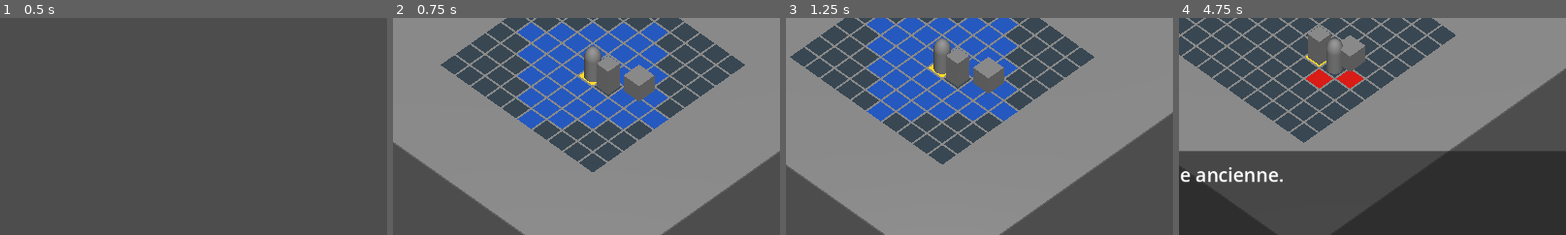
Above: before the commit, frames 1-4 (left to right).
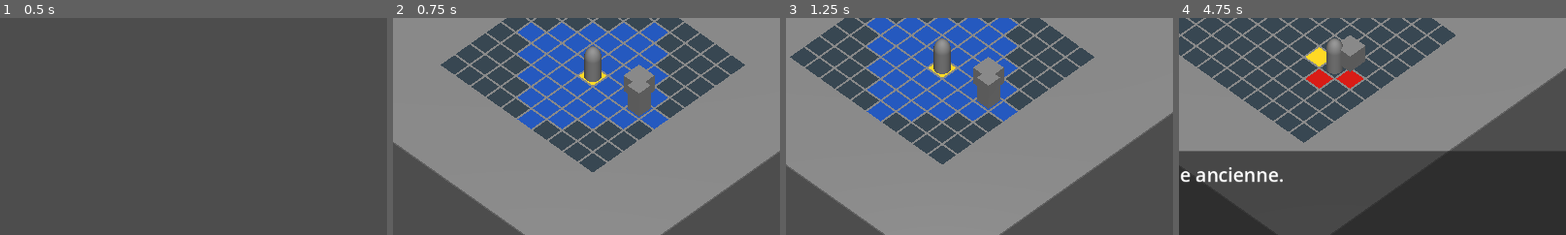
Above: after the commit, the same moments.

Repository: sillpct/lagoutte
Game: Godot game, scene res://scenes/main/main.tscn
Two runs of this game, one before a commit and one after it. Both use one fixed random seed, a clock stepped at 60 frames per second and the inputs below.
Inputs (mouse positions are % of the whole screen's width and height, from its top left):
- Up to frame 1 (0.5 s): no input
- Up to frame 2 (0.75 s): click "Nouvelle Partie" at 0.5 s
- Up to frame 3 (1.25 s): no input
- Up to frame 4 (4.75 s): tap Enter (ui_accept) at 1.25, 1.52, 1.55, 1.82, 2.1, 2.27, 2.57, 3.05, 3.77, 4.07, 4.52, 4.55 s; move the mouse to (72, 45) at 1.27 s; hold Right (ui_right) 1.28-2.03 s; hold T (end_turn) 1.28-2.03 s; click (72, 45) at 1.42 s; move the mouse to (30, 55) at 2.02 s; hold Down (ui_down) 2.03-2.78 s; click (30, 55) at 2.17 s; tap T (end_turn) at 2.3, 3.8 s; move the mouse to (60, 28) at 2.77 s; hold Right (ui_right) 2.78-3.53 s; hold T (end_turn) 2.78-3.53 s; click (60, 28) at 2.92 s; move the mouse to (45, 70) at 3.52 s; hold Up (ui_up) 3.53-4.28 s; tap E (interact) at 3.6 s; click (45, 70) at 3.67 s; move the mouse to (80, 65) at 4.27 s; hold Left (ui_left) from 4.28 s (still down); hold A (toggle_attack_mode) from 4.28 s (still down); click (80, 65) at 4.42 s
The pictures show only the part of the screen within x 30-80%, y 39-88%; the shares and areas given below are measured in that part.

Frame 1 is identical in both runs. In frame 2, 1.4% of the frame differs, in the area x 52-67%, y 17-46%; in frame 3, 1.4%, in the area x 40-56%, y 13-42%; in frame 4, 0.8%.

Commit message:
feat: ennemi de base (renégat de secte)

Diff:
--- /dev/null
+++ b/data/incarnations/incarnation_renegat_secte.tres
@@ -0,0 +1,17 @@
+[gd_resource type="Resource" script_class="IncarnationData" load_steps=2 format=3]
+
+[ext_resource type="Script" path="res://resources/incarnation_data.gd" id="1_incarnation_data"]
+
+[resource]
+script = ExtResource("1_incarnation_data")
+display_name = "Renégat de secte"
+origine = "Culte brisé"
+profession = "Renégat"
+vitalite = 40
+force = 12
+esprit = 10
+lucidite = 20
+pv_max = 50
+lucidite_max = 50
+points_action = 2
+points_mouvement = 3
--- a/scenes/combat/combat_attack.gd
+++ b/scenes/combat/combat_attack.gd
@@ -6,13 +6,11 @@
 const NORMAL_CELL_COLOR := Color(0.22, 0.28, 0.32)
 const ATTACK_CELL_COLOR := Color(0.85, 0.12, 0.10)
 const CURSOR_CELL_COLOR := Color(1.0, 0.85, 0.15)
-const TEST_TARGET_CELL := Vector2i(6, 5)
 
 @export var grid: CombatGrid
 @export var combat_manager: CombatManager
 @export var combat_movement: CombatMovement
 @export var active_unit: Node3D
-@export var test_target: Node3D
 
 var _attack_mode_active := false
 var _attack_cells: Array[Vector2i] = []
@@ -26,11 +24,6 @@
 	_event_bus = get_node_or_null("/root/EventBus")
 	if _event_bus != null and not _event_bus.turn_started.is_connected(_on_turn_started):
 		_event_bus.turn_started.connect(_on_turn_started)
-
-	if test_target != null and not grid.place_unit(test_target, TEST_TARGET_CELL.x, TEST_TARGET_CELL.y):
-		push_warning("Impossible de placer le mannequin sur la case de test (6, 5).")
-	elif test_target != null:
-		combat_movement._refresh_reachable_cells()
 
 func _unhandled_input(event: InputEvent) -> void:
 	if grid == null or combat_manager == null or combat_movement == null or active_unit == null:
@@ -66,43 +59,71 @@
 		combat_movement._refresh_reachable_cells()
 
 func try_attack_selected_cell() -> void:
-	if combat_manager.get_current_unit() != active_unit:
+	if try_attack(active_unit, combat_movement.cursor_cell):
+		_refresh_attack_cells()
+
+func try_attack(attacker: Node3D, target_cell: Vector2i) -> bool:
+	if combat_manager.get_current_unit() != attacker:
 		print("Attaque refusée : ce n'est pas le tour de cette unité.")
-		return
+		return false
 
-	var target_cell := combat_movement.cursor_cell
-	if not _attack_cells.has(target_cell):
+	var attacker_cell := grid.world_to_cell(attacker.global_position)
+	if not CombatRules.is_adjacent(attacker_cell, target_cell) or attacker_cell == target_cell:
 		print("Attaque refusée : case hors portée.")
-		return
+		return false
 
 	var target := grid.get_occupant(target_cell.x, target_cell.y)
-	if target == null or target == active_unit:
+	if target == null or target == attacker:
 		print("Attaque refusée : aucune cible valide sur cette case.")
-		return
+		return false
 	if not (target.get("pv") is Stat):
 		print("Attaque refusée : la cible n'a pas de PV.")
-		return
+		return false
 
-	if not combat_manager.spend_pa(active_unit, ATTACK_PA_COST):
+	if not combat_manager.spend_pa(attacker, ATTACK_PA_COST):
 		print("Attaque refusée : PA insuffisants.")
-		return
+		return false
 
-	var damage := get_attack_damage()
+	var damage := get_attack_damage(attacker)
 	var target_pv := target.get("pv") as Stat
 	target_pv.reduce(damage)
 	print(
-		active_unit.name, " attaque ", target.name,
+		attacker.name, " attaque ", target.name,
 		" — dégâts: ", damage,
 		", PV cible: ", target_pv.current_value, "/", target_pv.max_value,
-		", PA restants: ", combat_manager.get_pa_current(active_unit)
+		", PA restants: ", combat_manager.get_pa_current(attacker)
 	)
-	_refresh_attack_cells()
+	if target_pv.is_empty():
+		combat_manager.remove_unit(target)
 
-func get_attack_damage() -> int:
-	var incarnation := active_unit.get("incarnation") as IncarnationData
+	return true
+
+func get_attack_damage(attacker: Node3D) -> int:
+	var incarnation := attacker.get("incarnation") as IncarnationData
 	if incarnation == null:
 		return 0
 	return incarnation.force
+
+func get_attack_cells_for(unit: Node3D) -> Array[Vector2i]:
+	var result: Array[Vector2i] = []
+	if combat_manager.get_current_unit() != unit:
+		return result
+
+	var origin := grid.world_to_cell(unit.global_position)
+	for row in range(grid.grid_height):
+		for col in range(grid.grid_width):
+			var cell := Vector2i(col, row)
+			if CombatRules.is_adjacent(origin, cell) and cell != origin:
+				result.append(cell)
+	return result
+
+func get_attack_cells() -> Array[Vector2i]:
+	return get_attack_cells_for(active_unit)
+
+func _refresh_attack_cells() -> void:
+	_attack_cells = get_attack_cells()
+	print("Cases d'attaque : ", _attack_cells)
+	refresh_attack_display()
 
 func refresh_attack_display() -> void:
 	for row in range(grid.grid_height):
@@ -114,28 +135,7 @@
 
 	grid.set_cell_color(combat_movement.cursor_cell.x, combat_movement.cursor_cell.y, CURSOR_CELL_COLOR)
 
-func _refresh_attack_cells() -> void:
-	_attack_cells = get_attack_cells()
-	print("Cases d'attaque : ", _attack_cells)
-	refresh_attack_display()
-
-func get_attack_cells() -> Array[Vector2i]:
-	var result: Array[Vector2i] = []
-	if combat_manager.get_current_unit() != active_unit:
-		return result
-
-	var origin := grid.world_to_cell(active_unit.global_position)
-	for row in range(grid.grid_height):
-		for col in range(grid.grid_width):
-			var cell := Vector2i(col, row)
-			if _get_manhattan_distance(origin, cell) <= ATTACK_RANGE and cell != origin:
-				result.append(cell)
-	return result
-
 func _on_turn_started(unit: Node) -> void:
 	if unit != active_unit or not _attack_mode_active:
 		return
 	_refresh_attack_cells()
-
-func _get_manhattan_distance(from_cell: Vector2i, to_cell: Vector2i) -> int:
-	return abs(to_cell.x - from_cell.x) + abs(to_cell.y - from_cell.y)
--- a/scenes/combat/combat_manager.gd
+++ b/scenes/combat/combat_manager.gd
@@ -1,6 +1,7 @@
 class_name CombatManager
 extends Node
 
+@export var grid: CombatGrid
 @export var units: Array[Node3D] = []
 
 var current_unit_index := 0
@@ -9,6 +10,8 @@
 
 func _ready() -> void:
 	_event_bus = get_node_or_null("/root/EventBus")
+	if grid == null:
+		push_warning("CombatManager a besoin d'une grille pour retirer proprement les unités mortes.")
 	if units.is_empty():
 		push_warning("CombatManager n'a aucune unité à gérer.")
 		return
@@ -17,11 +20,16 @@
 	start_turn(get_current_unit())
 
 func _unhandled_input(event: InputEvent) -> void:
+	if get_current_unit() == null:
+		return
 	if event.is_action_pressed("end_turn"):
 		end_turn()
 		get_viewport().set_input_as_handled()
 
 func start_turn(unit: Node3D) -> void:
+	if unit == null:
+		return
+
 	var incarnation := unit.get("incarnation") as IncarnationData
 	if incarnation == null:
 		push_warning("Impossible de démarrer le tour : l'unité n'a pas d'incarnation.")
@@ -34,19 +42,21 @@
 		"pa_current": incarnation.points_action,
 	}
 
-	if _event_bus != null:
-		_event_bus.turn_started.emit(unit)
 	print(
 		"Tour de ", unit.name,
 		" — PM: ", get_pm_current(unit), "/", get_pm_max(unit),
 		", PA: ", get_pa_current(unit), "/", get_pa_max(unit)
 	)
+	if _event_bus != null:
+		_event_bus.turn_started.emit(unit)
 
 func end_turn() -> void:
 	if units.is_empty():
 		return
 
 	var unit := get_current_unit()
+	if unit == null:
+		return
 	if _event_bus != null:
 		_event_bus.turn_ended.emit(unit)
 	print("Fin du tour de ", unit.name)
@@ -55,7 +65,7 @@
 	start_turn(get_current_unit())
 
 func get_current_unit() -> Node3D:
-	if units.is_empty():
+	if units.is_empty() or current_unit_index < 0 or current_unit_index >= units.size():
 		return null
 	return units[current_unit_index]
 
@@ -85,6 +95,32 @@
 	_resources_by_unit[unit]["pa_current"] = get_pa_current(unit) - amount
 	return true
 
+func remove_unit(unit: Node3D) -> void:
+	if unit == null:
+		return
+
+	var removed_index := units.find(unit)
+	if removed_index == -1:
+		return
+
+	if grid != null:
+		var cell := grid.world_to_cell(unit.global_position)
+		if grid.get_occupant(cell.x, cell.y) == unit:
+			grid.clear_cell(cell.x, cell.y)
+
+	units.remove_at(removed_index)
+	_resources_by_unit.erase(unit)
+
+	if removed_index < current_unit_index:
+		current_unit_index -= 1
+	if not units.is_empty():
+		current_unit_index = clampi(current_unit_index, 0, units.size() - 1)
+	else:
+		current_unit_index = 0
+
+	print(unit.name, " quitte le combat.")
+	unit.queue_free()
+
 func _get_unit_resource(unit: Node3D, resource_name: String) -> int:
 	if not _resources_by_unit.has(unit):
 		return 0
--- a/scenes/combat/combat_movement.gd
+++ b/scenes/combat/combat_movement.gd
@@ -87,7 +87,7 @@
 			if not grid.is_cell_free(col, row):
 				continue
 			var destination := Vector2i(col, row)
-			if _get_manhattan_distance(origin, destination) <= combat_manager.get_pm_current(active_unit):
+			if CombatRules.get_manhattan_distance(origin, destination) <= combat_manager.get_pm_current(active_unit):
 				result.append(destination)
 
 	return result
@@ -137,7 +137,7 @@
 		return
 
 	var origin := grid.world_to_cell(active_unit.global_position)
-	var cost := _get_manhattan_distance(origin, cursor_cell)
+	var cost := CombatRules.get_manhattan_distance(origin, cursor_cell)
 	if cost > combat_manager.get_pm_current(active_unit):
 		print("Déplacement refusé : PM insuffisants.")
 		return
@@ -188,6 +188,3 @@
 		and combat_attack.has_method("is_attack_mode_active")
 		and combat_attack.is_attack_mode_active()
 	)
-
-func _get_manhattan_distance(from_cell: Vector2i, to_cell: Vector2i) -> int:
-	return abs(to_cell.x - from_cell.x) + abs(to_cell.y - from_cell.y)
--- /dev/null
+++ b/scenes/combat/combat_rules.gd
@@ -0,0 +1,45 @@
+class_name CombatRules
+extends RefCounted
+
+static func get_manhattan_distance(from_cell: Vector2i, to_cell: Vector2i) -> int:
+	return abs(to_cell.x - from_cell.x) + abs(to_cell.y - from_cell.y)
+
+static func is_adjacent(from_cell: Vector2i, to_cell: Vector2i) -> bool:
+	return get_manhattan_distance(from_cell, to_cell) <= 1
+
+static func get_step_toward(
+	from_cell: Vector2i,
+	target_cell: Vector2i,
+	grid: CombatGrid,
+	pm_available: int
+) -> Vector2i:
+	var current_cell := from_cell
+	var remaining_pm := pm_available
+
+	while remaining_pm > 0 and not is_adjacent(current_cell, target_cell):
+		var best_cell := current_cell
+		var best_distance := get_manhattan_distance(current_cell, target_cell)
+
+		for candidate in _get_cardinal_neighbors(current_cell):
+			if not grid.is_cell_free(candidate.x, candidate.y):
+				continue
+			var candidate_distance := get_manhattan_distance(candidate, target_cell)
+			if candidate_distance < best_distance:
+				best_cell = candidate
+				best_distance = candidate_distance
+
+		if best_cell == current_cell:
+			break
+
+		current_cell = best_cell
+		remaining_pm -= 1
+
+	return current_cell
+
+static func _get_cardinal_neighbors(cell: Vector2i) -> Array[Vector2i]:
+	return [
+		Vector2i(cell.x + 1, cell.y),
+		Vector2i(cell.x - 1, cell.y),
+		Vector2i(cell.x, cell.y + 1),
+		Vector2i(cell.x, cell.y - 1),
+	]
--- /dev/null
+++ b/scenes/combat/enemy_brain.gd
@@ -0,0 +1,78 @@
+class_name EnemyBrain
+extends Node
+
+const START_CELL := Vector2i(8, 5)
+
+@export var grid: CombatGrid
+@export var combat_manager: CombatManager
+@export var combat_attack: CombatAttack
+@export var unit: Node3D
+@export var target: Node3D
+
+var _event_bus = null
+
+func _ready() -> void:
+	if grid == null or combat_manager == null or combat_attack == null or unit == null or target == null:
+		push_warning("EnemyBrain a besoin d'une grille, d'un manager, d'une attaque, d'une unité et d'une cible.")
+		return
+
+	_event_bus = get_node_or_null("/root/EventBus")
+	if _event_bus != null and not _event_bus.turn_started.is_connected(_on_turn_started):
+		_event_bus.turn_started.connect(_on_turn_started)
+
+	# Placement de test. À extraire plus tard vers un CombatSetup dédié.
+	if not grid.place_unit(unit, START_CELL.x, START_CELL.y):
+		push_warning("Impossible de placer le renégat de secte sur la case de test (8, 5).")
+
+func _on_turn_started(active_unit: Node) -> void:
+	if active_unit != unit:
+		return
+	call_deferred("play_turn")
+
+func play_turn() -> void:
+	if not is_instance_valid(unit) or not is_instance_valid(target) or not combat_manager.units.has(target):
+		print("Renégat de secte : aucune cible active.")
+		return
+	if combat_manager.get_current_unit() != unit:
+		return
+
+	var unit_cell := grid.world_to_cell(unit.global_position)
+	var target_cell := grid.world_to_cell(target.global_position)
+
+	if CombatRules.is_adjacent(unit_cell, target_cell):
+		combat_attack.try_attack(unit, target_cell)
+	else:
+		_move_toward_target(unit_cell, target_cell)
+		unit_cell = grid.world_to_cell(unit.global_position)
+		if CombatRules.is_adjacent(unit_cell, target_cell):
+			combat_attack.try_attack(unit, target_cell)
+
+	if is_instance_valid(unit) and combat_manager.units.has(unit):
+		if combat_manager.units.has(target):
+			combat_manager.end_turn()
+		else:
+			print("Renégat de secte : cible neutralisée.")
+
+func _move_toward_target(unit_cell: Vector2i, target_cell: Vector2i) -> void:
+	var pm_available := combat_manager.get_pm_current(unit)
+	var destination := CombatRules.get_step_toward(unit_cell, target_cell, grid, pm_available)
+	if destination == unit_cell:
+		print("Renégat de secte : aucun déplacement possible.")
+		return
+
+	var cost := CombatRules.get_manhattan_distance(unit_cell, destination)
+	if cost <= 0:
+		return
+	if not grid.place_unit(unit, destination.x, destination.y):
+		print("Renégat de secte : placement impossible.")
+		return
+	if not combat_manager.spend_pm(unit, cost):
+		print("Renégat de secte : PM insuffisants.")
+		return
+
+	print(
+		"Renégat de secte avance vers ", destination,
+		" — coût: ", cost,
+		", PM restants: ", combat_manager.get_pm_current(unit),
+		" / ", combat_manager.get_pm_max(unit)
+	)
--- /dev/null
+++ b/scenes/combat/sect_renegade.gd
@@ -0,0 +1,12 @@
+class_name SectRenegade
+extends Node3D
+
+@export var incarnation: IncarnationData
+
+var pv: Stat
+
+func _ready() -> void:
+	pv = Stat.new()
+	pv.max_value = incarnation.pv_max
+	pv.reset_to_full()
+	print("Renégat de secte — PV : ", pv.current_value, " / ", pv.max_value)
--- a/scenes/combat/training_dummy.gd
+++ /dev/null
@@ -1,12 +0,0 @@
-class_name TrainingDummy
-extends Node3D
-
-var pv: Stat
-
-func _init() -> void:
-	pv = Stat.new()
-	pv.max_value = 50
-	pv.reset_to_full()
-
-func _ready() -> void:
-	print("Mannequin — PV : ", pv.current_value, " / ", pv.max_value)
--- a/scenes/exploration/exploration.tscn
+++ b/scenes/exploration/exploration.tscn
@@ -8,18 +8,20 @@
 [ext_resource type="Script" uid="uid://bym5hwctac3a" path="res://scenes/combat/combat_movement.gd" id="7_combat_movement"]
 [ext_resource type="Script" uid="uid://dm3q0ggxnmpoy" path="res://scenes/combat/combat_manager.gd" id="8_combat_manager"]
 [ext_resource type="Script" uid="uid://cyk7oavvq34an" path="res://scenes/combat/combat_attack.gd" id="9_combat_attack"]
-[ext_resource type="Script" uid="uid://cw6wx5if76a4l" path="res://scenes/combat/training_dummy.gd" id="10_training_dummy"]
+[ext_resource type="Script" uid="uid://dl8t3dtna6qqd" path="res://scenes/combat/sect_renegade.gd" id="10_sect_renegade"]
+[ext_resource type="Resource" path="res://data/incarnations/incarnation_renegat_secte.tres" id="11_renegade_data"]
+[ext_resource type="Script" uid="uid://clgwxcuk1pa0q" path="res://scenes/combat/enemy_brain.gd" id="12_enemy_brain"]
 
 [sub_resource type="BoxMesh" id="BoxMesh_cvbhj"]
 size = Vector3(20, 0.1, 20)
+
+[sub_resource type="BoxMesh" id="BoxMesh_sect_renegade"]
+size = Vector3(0.75, 1.5, 0.75)
 
 [sub_resource type="BoxShape3D" id="BoxShape3D_pbc0k"]
 size = Vector3(1, 2, 1)
 
 [sub_resource type="BoxMesh" id="BoxMesh_pbc0k"]
-
-[sub_resource type="BoxMesh" id="BoxMesh_training_dummy"]
-size = Vector3(0.75, 1.5, 0.75)
 
 [node name="Exploration" type="Node3D" unique_id=309051148]
 
@@ -42,9 +44,10 @@
 
 [node name="Player" parent="." unique_id=295733018 instance=ExtResource("1_toxw2")]
 
-[node name="CombatManager" type="Node" parent="." unique_id=1196098833 node_paths=PackedStringArray("units")]
+[node name="CombatManager" type="Node" parent="." unique_id=1196098833 node_paths=PackedStringArray("grid", "units")]
 script = ExtResource("8_combat_manager")
-units = [NodePath("../Player")]
+grid = NodePath("../CombatGrid")
+units = [NodePath("../Player"), NodePath("../SectRenegade")]
 
 [node name="CombatMovement" type="Node" parent="." unique_id=171960228 node_paths=PackedStringArray("grid", "combat_manager", "active_unit", "combat_attack")]
 script = ExtResource("7_combat_movement")
@@ -53,20 +56,28 @@
 active_unit = NodePath("../Player")
 combat_attack = NodePath("../CombatAttack")
 
-[node name="TrainingDummy" type="Node3D" parent="." unique_id=1232763424]
-script = ExtResource("10_training_dummy")
+[node name="SectRenegade" type="Node3D" parent="." unique_id=1232763424]
+script = ExtResource("10_sect_renegade")
+incarnation = ExtResource("11_renegade_data")
 
-[node name="Visual" type="MeshInstance3D" parent="TrainingDummy" unique_id=1076779725]
+[node name="Visual" type="MeshInstance3D" parent="SectRenegade" unique_id=1076779725]
 transform = Transform3D(1, 0, 0, 0, 1, 0, 0, 0, 1, 0, 0.75, 0)
-mesh = SubResource("BoxMesh_training_dummy")
+mesh = SubResource("BoxMesh_sect_renegade")
 
-[node name="CombatAttack" type="Node" parent="." unique_id=1469147104 node_paths=PackedStringArray("grid", "combat_manager", "combat_movement", "active_unit", "test_target")]
+[node name="CombatAttack" type="Node" parent="." unique_id=1469147104 node_paths=PackedStringArray("grid", "combat_manager", "combat_movement", "active_unit")]
 script = ExtResource("9_combat_attack")
 grid = NodePath("../CombatGrid")
 combat_manager = NodePath("../CombatManager")
 combat_movement = NodePath("../CombatMovement")
 active_unit = NodePath("../Player")
-test_target = NodePath("../TrainingDummy")
+
+[node name="EnemyBrain" type="Node" parent="." unique_id=1982347245 node_paths=PackedStringArray("grid", "combat_manager", "combat_attack", "unit", "target")]
+script = ExtResource("12_enemy_brain")
+grid = NodePath("../CombatGrid")
+combat_manager = NodePath("../CombatManager")
+combat_attack = NodePath("../CombatAttack")
+unit = NodePath("../SectRenegade")
+target = NodePath("../Player")
 
 [node name="SunLight" type="DirectionalLight3D" parent="." unique_id=893214508]
 transform = Transform3D(0.70710677, -0.61237246, 0.35355335, 0, 0.49999997, 0.86602545, -0.70710677, -0.61237246, 0.35355335, 0, 0, 0)
Not shown, added: scenes/combat/combat_rules.gd.uid
Not shown, added: scenes/combat/enemy_brain.gd.uid
Not shown, added: scenes/combat/sect_renegade.gd.uid
Not shown, removed: scenes/combat/training_dummy.gd.uid
